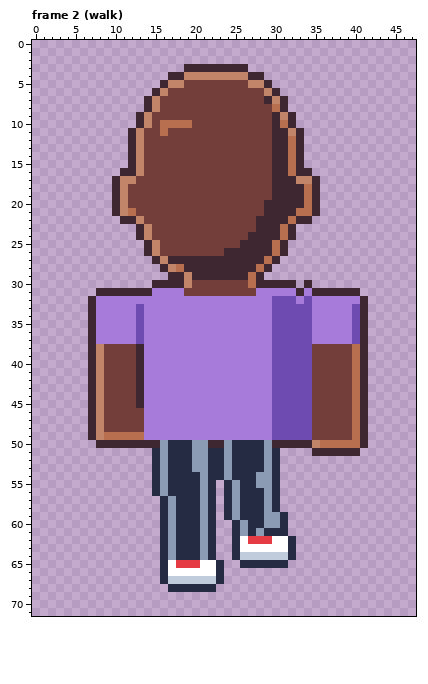
Pixel-art file -- art/road/walker-mr-b.aseprite. Above: the version before the commit.
48x72 pixels, 28 frames. Shown: frame 2 (walk). The commit also changed other frames, which this record leaves out.
After the commit:
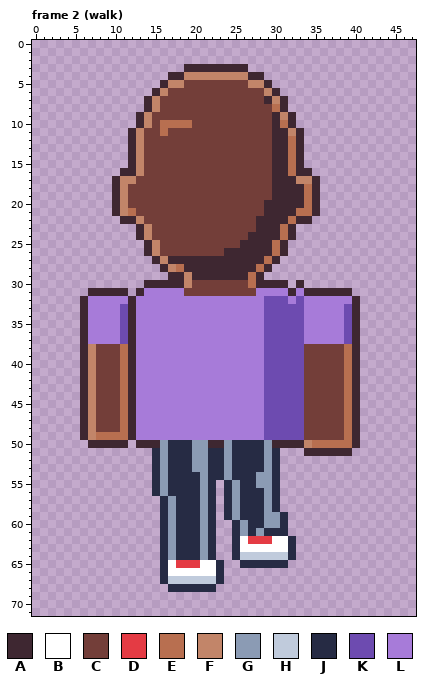
Palette (. is transparent): A #3e2731  B #ffffff  C #733e39  D #e43b44  E #b86f50  F #c28569  G #8b9bb4  H #c0cbdc  J #262b44  K #6d4bb0  L #a77bd9
The exact change:
Frame 2 (walk):
The edit adds colour A in row 30 at x 14 and 33; in row 31 at x 7; in rows 32 to 49 at x 6; in row 50 at x 7; in row 51 at x 34.
Colour C gives way to colour A in rows 38 to 48 at x 12.
Colour E gives way to colour A in rows 38 to 48 at x 40; in row 49 at x 12 and 40; in row 50 at x 40.
Colour K gives way to colour A in rows 33 to 37 at x 40.
Colour L gives way to colour A in row 31 at x 32 and 34; in row 32 at x 12 and 40; in rows 33 to 37 at x 12.
Colour F gives way to colour C in rows 38 to 48 at x 8.
Colour K gives way to colour C in rows 38 to 49 at x 34.
Colour C gives way to colour E in rows 38 to 48 at x 11 and 39; in row 49 at x 39.
Colour F gives way to colour E in row 49 at x 8; in row 50 at x 35.
Colour A gives way to colour F in rows 38 to 49 at x 7; in row 50 at x 34.
Colour L gives way to colour K in row 32 at x 29 and 33; in rows 33 to 37 at x 11, 29 and 39; in rows 38 to 49 at x 29.
Colour A gives way to colour L in row 31 at x 14 and 33; in rows 32 to 37 at x 7; in rows 38 to 45 at x 13.
Colour C gives way to colour L in rows 46 to 48 at x 13.
Colour E gives way to colour L in row 49 at x 13.
Colour K gives way to colour L in row 32 at x 32 and 34; in rows 33 to 37 at x 13 and 34.
Colour A is removed in row 30 at x 32 and 34; in row 31 at x 12 and 40; in rows 32 to 49 at x 41; in row 50 at x 12 and 41; in row 51 at x 40.
Where, in picture pixels (left, top, right, bottom), the same in both pictures:
changed: (80, 280, 152, 448)
changed: (264, 280, 320, 456)
changed: (344, 288, 368, 456)
